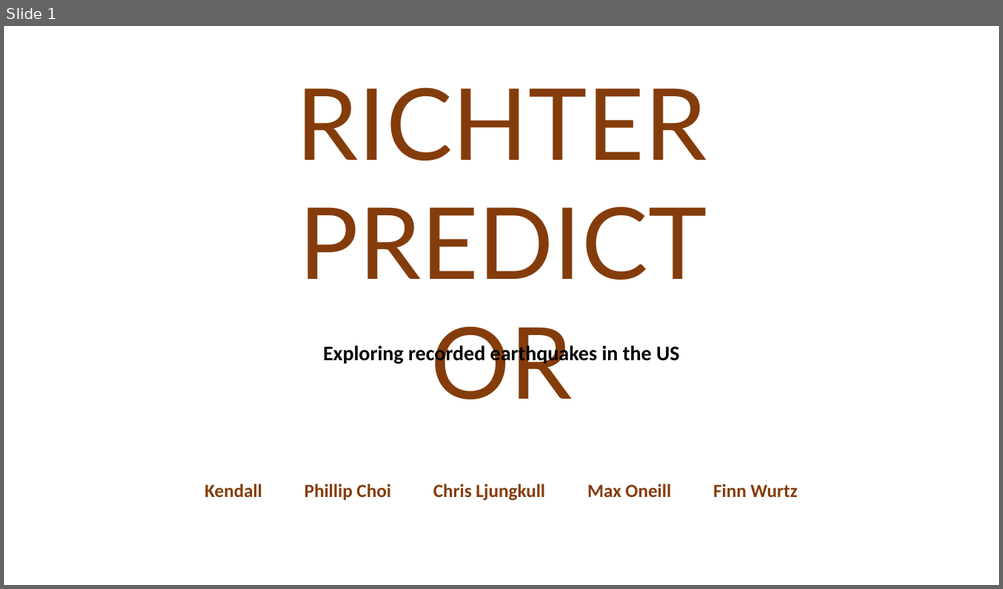
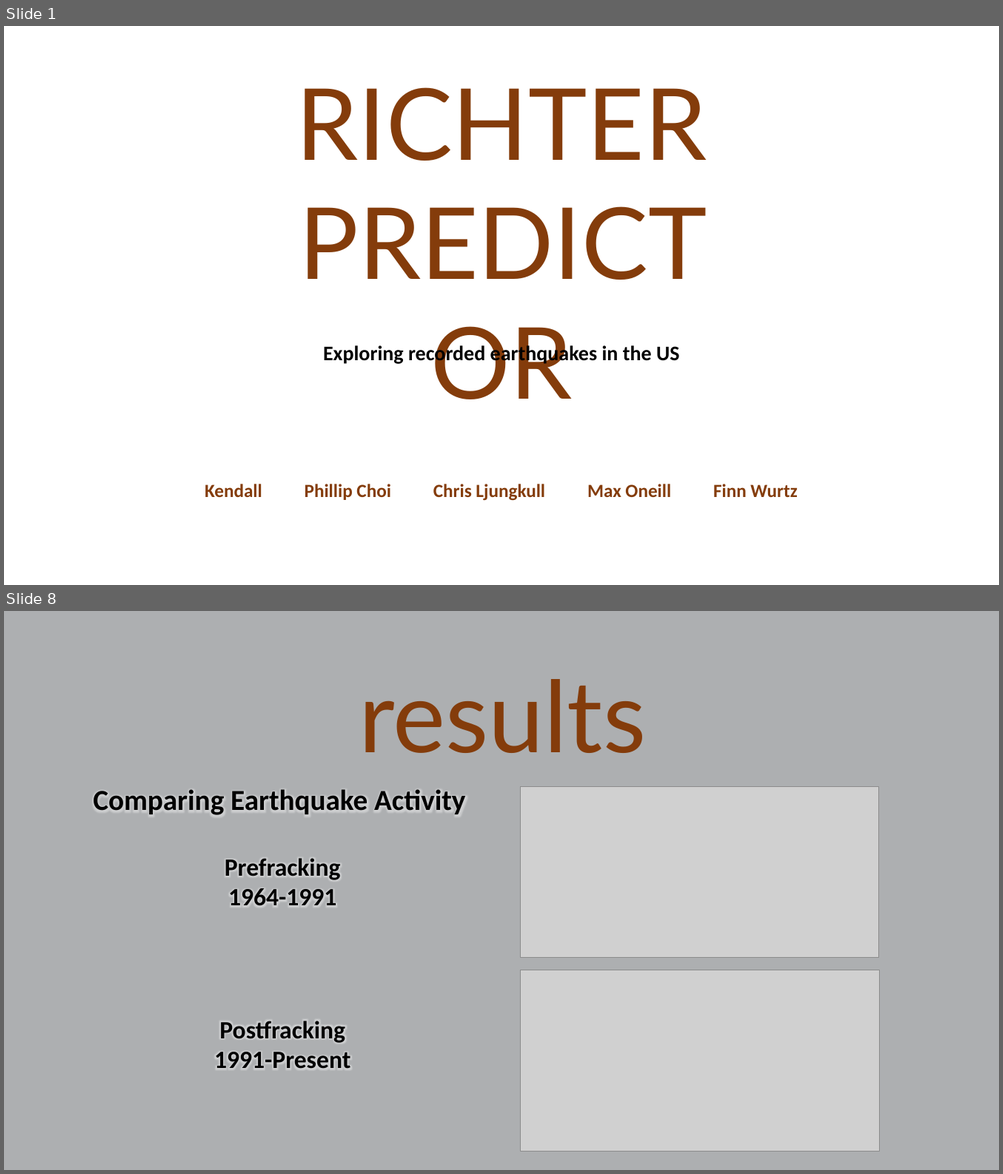
Before and after one commit to cljungkull/Final-Project, a slide deck: presentation.pptx. Shown one above the other, each under a label of ours: slide 1 before the commit, slides 1 and 8 after it; the slides between them are not shown. The pictures are 1003x589 and 1003x1174 pixels, drawn with LibreOffice and Linux fonts; fonts in the diff are those of the drawing; grey boxes stand for pictures; background and template pictures are left out. Boxes give left, top, right and bottom in pixels: in the first picture for what was removed or moved away, otherwise in the second. Text is boxed around its words. In the diff, an @@ line names an element or a change of style, - is before the commit and + after.

```diff
--- a/presentation.pptx
+++ b/presentation.pptx
@@ slide 8 added at bbox=[4, 611, 999, 1170], background #ADAFB1 @@
@@ text added at bbox=[358, 679, 646, 753], 96 pt, text #843C0B @@
+results
@@ picture added at bbox=[521, 786, 879, 958] @@
@@ text added at bbox=[93, 789, 465, 815], 28 pt, text #000000, bold @@
+Comparing Earthquake Activity
@@ text added at bbox=[225, 858, 341, 906], 24 pt, text #000000, bold @@
+Prefracking
+1964-1991
@@ picture added at bbox=[521, 971, 879, 1152] @@
@@ text added at bbox=[214, 1021, 350, 1068], 24 pt, text #000000, bold @@
+Postfracking
+1991-Present
```
Also in this commit, not shown: 7 slides changed, 1 other slide added, 1 slide removed, 1 other file.
